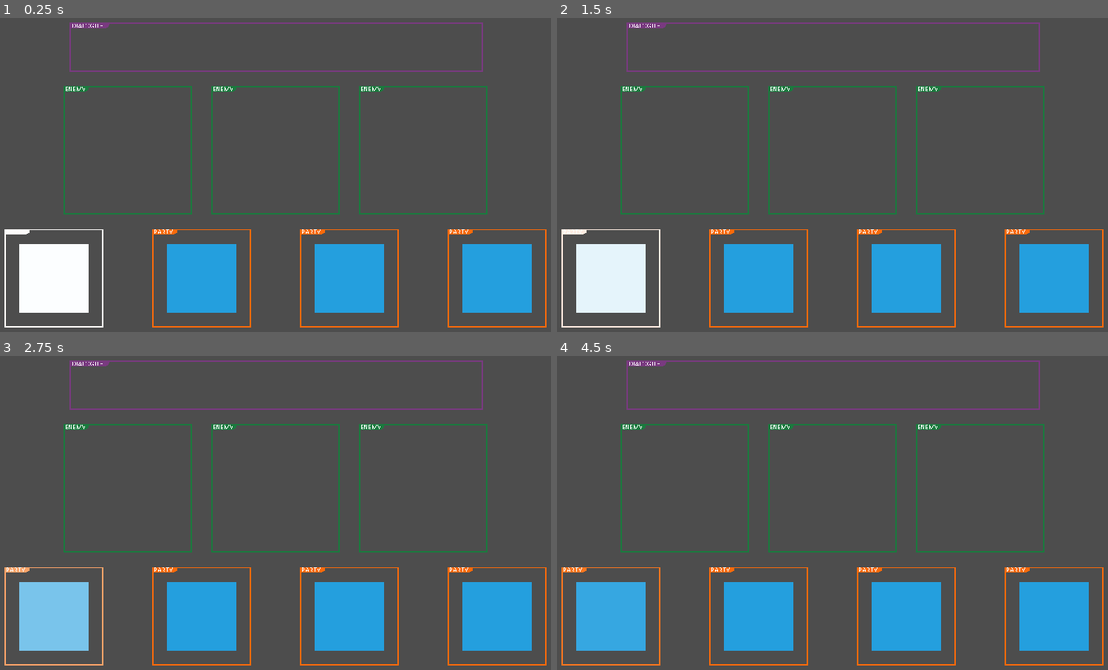
Above: before the commit, frames 1-4 (two rows, left to right).
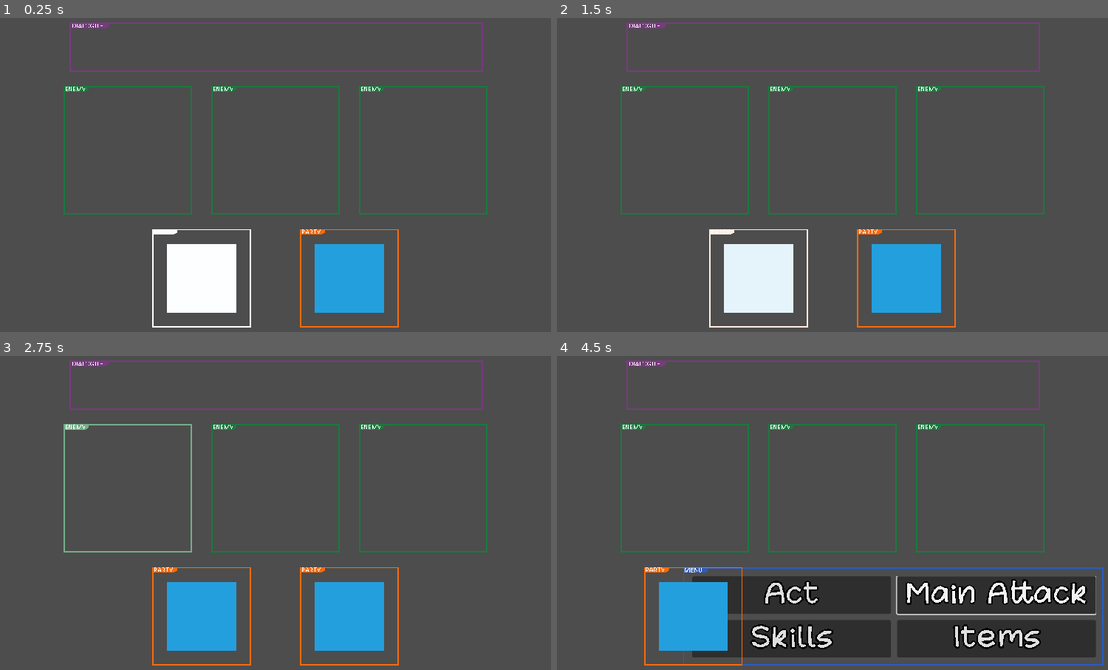
Above: after the commit, the same moments.

Repository: mitchellwinn/YGBF
Game: Godot game, scene res://scenes/battle.tscn
The game is run twice, just before and just after one commit, with the same random seed, the same clock (stepped at 60 frames per second) and the same inputs.
Inputs (mouse positions are in pixels of both pictures, inside the frame that each line leads up to):
- Up to frame 1 (0.25 s): no input
- Up to frame 2 (1.5 s): click (683, 149) at 0.52 s; click (612, 278) at 1.27 s
- Up to frame 3 (2.75 s): tap Enter (confirm) at 2, 2.1 s; move the mouse to (407, 491) at 2.02 s; hold Right (move_right) from 2.03 s (still down)
- Up to frame 4 (4.5 s): move the mouse to (716, 522) at 2.77 s; release Right (move_right) at 2.78 s; hold Down (move_down) 2.78-3.5 s; tap Enter (confirm) at 2.85, 4.35 s; click (788, 591) at 3.5 s, where only the run before the commit has a clickable "Roles"; move the mouse to (893, 434) at 4.27 s; hold Right (move_right) from 4.28 s (still down)

The runs differ from the first frame. In frame 1, 9.3% of the frame differs, in the area x 0-100%, y 67-99%; in frame 2, 9.3%; in frame 3, 6.7%; in frame 4, 24%.

Commit message:
making headway on battle system

Diff:
--- a/scenes/battle.tscn
+++ b/scenes/battle.tscn
@@ -9,6 +9,7 @@
 [ext_resource type="Script" path="res://scripts/custom_texture_button.gd" id="5_btqqj"]
 [ext_resource type="Script" path="res://scripts/custom_button.gd" id="6_76cnh"]
 [ext_resource type="Theme" uid="uid://cf1r6ahcjjocb" path="res://text_themes/categorical_menu_buttons.tres" id="6_ath8s"]
+[ext_resource type="FontFile" uid="uid://d1nuuc2adhn3n" path="res://fonts/yoster.ttf" id="8_w6x1p"]
 [ext_resource type="Texture2D" uid="uid://dkcvrib1y2i6p" path="res://images/style_guide/minigame_resolution_guide3.png" id="9_w2dp6"]
 
 [node name="Battle" type="Node2D"]
@@ -53,16 +54,19 @@
 size_flags_horizontal = 4
 size_flags_vertical = 4
 
-[node name="Enemy" type="TextureRect" parent="CanvasLayer/HBoxContainerEnemy1"]
-texture_filter = 1
-material = ExtResource("3_42206")
-layout_direction = 1
-layout_mode = 2
-size_flags_horizontal = 3
-texture = ExtResource("2_musbg")
+[node name="Enemy" type="TextureButton" parent="CanvasLayer/HBoxContainerEnemy1"]
+texture_filter = 1
+material = ExtResource("3_42206")
+layout_direction = 1
+layout_mode = 2
+size_flags_horizontal = 3
+texture_normal = ExtResource("2_musbg")
+script = ExtResource("5_btqqj")
+type = "decide_target"
+index = null
 
 [node name="HBoxContainerEnemy2" type="HBoxContainer" parent="CanvasLayer"]
-anchors_preset = 8
+anchors_preset = -1
 anchor_left = 0.5
 anchor_top = 0.5
 anchor_right = 0.5
@@ -75,13 +79,16 @@
 size_flags_horizontal = 4
 size_flags_vertical = 4
 
-[node name="Enemy" type="TextureRect" parent="CanvasLayer/HBoxContainerEnemy2"]
-texture_filter = 1
-material = ExtResource("3_42206")
-layout_direction = 1
-layout_mode = 2
-size_flags_horizontal = 3
-texture = ExtResource("2_musbg")
+[node name="Enemy" type="TextureButton" parent="CanvasLayer/HBoxContainerEnemy2"]
+texture_filter = 1
+material = ExtResource("3_42206")
+layout_direction = 1
+layout_mode = 2
+size_flags_horizontal = 3
+texture_normal = ExtResource("2_musbg")
+script = ExtResource("5_btqqj")
+type = "decide_target"
+index = 1
 
 [node name="HBoxContainerEnemy3" type="HBoxContainer" parent="CanvasLayer"]
 anchors_preset = -1
@@ -97,13 +104,16 @@
 size_flags_horizontal = 4
 size_flags_vertical = 4
 
-[node name="Enemy" type="TextureRect" parent="CanvasLayer/HBoxContainerEnemy3"]
-texture_filter = 1
-material = ExtResource("3_42206")
-layout_direction = 1
-layout_mode = 2
-size_flags_horizontal = 3
-texture = ExtResource("2_musbg")
+[node name="Enemy" type="TextureButton" parent="CanvasLayer/HBoxContainerEnemy3"]
+texture_filter = 1
+material = ExtResource("3_42206")
+layout_direction = 1
+layout_mode = 2
+size_flags_horizontal = 3
+texture_normal = ExtResource("2_musbg")
+script = ExtResource("5_btqqj")
+type = "decide_target"
+index = 2
 
 [node name="HBoxContainerMenu" type="HBoxContainer" parent="CanvasLayer"]
 anchors_preset = -1
@@ -122,6 +132,7 @@
 
 [node name="Menu" type="NinePatchRect" parent="CanvasLayer/HBoxContainerMenu"]
 texture_filter = 1
+clip_contents = true
 layout_direction = 1
 layout_mode = 2
 size_flags_horizontal = 3
@@ -136,15 +147,19 @@
 [node name="GridContainerCategoricalButtons" type="GridContainer" parent="CanvasLayer/HBoxContainerMenu/Menu"]
 clip_contents = true
 layout_direction = 2
-layout_mode = 2
-offset_right = 683.0
-offset_bottom = 160.0
+layout_mode = 0
+offset_left = 15.0
+offset_top = 15.0
+offset_right = 671.0
+offset_bottom = 147.0
 pivot_offset = Vector2(341, 0)
 size_flags_horizontal = 3
 size_flags_vertical = 3
+theme_override_constants/h_separation = 10
+theme_override_constants/v_separation = 10
 columns = 2
 
-[node name="Roles" type="Button" parent="CanvasLayer/HBoxContainerMenu/Menu/GridContainerCategoricalButtons"]
+[node name="Act" type="Button" parent="CanvasLayer/HBoxContainerMenu/Menu/GridContainerCategoricalButtons"]
 texture_filter = 1
 layout_mode = 2
 size_flags_horizontal = 7
@@ -152,7 +167,8 @@
 theme = ExtResource("6_ath8s")
 theme_override_constants/outline_size = 10
 theme_override_font_sizes/font_size = 56
-text = "Roles"
+text = "Act
+"
 text_direction = 1
 script = ExtResource("6_76cnh")
 
@@ -161,13 +177,13 @@
 layout_mode = 2
 size_flags_horizontal = 7
 size_flags_vertical = 7
-mouse_filter = 2
 theme = ExtResource("6_ath8s")
 theme_override_constants/outline_size = 10
 theme_override_font_sizes/font_size = 56
 text = "Main Attack"
 text_direction = 1
 script = ExtResource("6_76cnh")
+index = 1
 
 [node name="Skills" type="Button" parent="CanvasLayer/HBoxContainerMenu/Menu/GridContainerCategoricalButtons"]
 texture_filter = 1
@@ -180,6 +196,7 @@
 text = "Skills"
 text_direction = 1
 script = ExtResource("6_76cnh")
+index = 2
 
 [node name="Items" type="Button" parent="CanvasLayer/HBoxContainerMenu/Menu/GridContainerCategoricalButtons"]
 texture_filter = 1
@@ -192,6 +209,62 @@
 text = "Items"
 text_direction = 1
 script = ExtResource("6_76cnh")
+index = 3
+
+[node name="GridContainerAct" type="GridContainer" parent="CanvasLayer/HBoxContainerMenu/Menu"]
+visible = false
+clip_contents = true
+layout_direction = 2
+layout_mode = 2
+offset_left = 15.0
+offset_top = 15.0
+offset_right = 671.0
+offset_bottom = 47.0
+pivot_offset = Vector2(341, 0)
+size_flags_horizontal = 3
+size_flags_vertical = 3
+theme_override_constants/h_separation = 10
+theme_override_constants/v_separation = 10
+columns = 3
+
+[node name="Act" type="Button" parent="CanvasLayer/HBoxContainerMenu/Menu/GridContainerAct"]
+texture_filter = 1
+layout_mode = 2
+size_flags_horizontal = 7
+size_flags_vertical = 7
+theme_override_constants/outline_size = -620
+theme_override_fonts/font = ExtResource("8_w6x1p")
+theme_override_font_sizes/font_size = 24
+text = "Run
+"
+text_direction = 1
+script = ExtResource("6_76cnh")
+
+[node name="Negotiate" type="Button" parent="CanvasLayer/HBoxContainerMenu/Menu/GridContainerAct"]
+texture_filter = 1
+layout_mode = 2
+size_flags_horizontal = 7
+size_flags_vertical = 7
+theme_override_constants/outline_size = -620
+theme_override_fonts/font = ExtResource("8_w6x1p")
+theme_override_font_sizes/font_size = 24
+text = "Negotiate"
+text_direction = 1
+script = ExtResource("6_76cnh")
+index = 1
+
+[node name="Pacify" type="Button" parent="CanvasLayer/HBoxContainerMenu/Menu/GridContainerAct"]
+texture_filter = 1
+layout_mode = 2
+size_flags_horizontal = 7
+size_flags_vertical = 7
+theme_override_constants/outline_size = -620
+theme_override_fonts/font = ExtResource("8_w6x1p")
+theme_override_font_sizes/font_size = 24
+text = "Pacify"
+text_direction = 1
+script = ExtResource("6_76cnh")
+index = 2
 
 [node name="HBoxContainerParty1" type="HBoxContainer" parent="CanvasLayer"]
 anchors_preset = -1
@@ -215,7 +288,8 @@
 size_flags_horizontal = 3
 texture_normal = ExtResource("3_3kxi6")
 script = ExtResource("5_btqqj")
-type = "party_member"
+type = "decide_attacker"
+index = null
 
 [node name="HBoxContainerParty2" type="HBoxContainer" parent="CanvasLayer"]
 anchors_preset = -1
@@ -239,7 +313,7 @@
 size_flags_horizontal = 3
 texture_normal = ExtResource("3_3kxi6")
 script = ExtResource("5_btqqj")
-type = "party_member"
+type = "decide_attacker"
 index = 1
 
 [node name="HBoxContainerParty3" type="HBoxContainer" parent="CanvasLayer"]
@@ -264,7 +338,7 @@
 size_flags_horizontal = 3
 texture_normal = ExtResource("3_3kxi6")
 script = ExtResource("5_btqqj")
-type = "party_member"
+type = "decide_attacker"
 index = 2
 
 [node name="HBoxContainerParty4" type="HBoxContainer" parent="CanvasLayer"]
@@ -289,7 +363,7 @@
 size_flags_horizontal = 3
 texture_normal = ExtResource("3_3kxi6")
 script = ExtResource("5_btqqj")
-type = "party_member"
+type = "decide_attacker"
 index = 3
 
 [node name="HBoxContainerDialogue" type="HBoxContainer" parent="CanvasLayer"]
--- a/scripts/custom_button.gd
+++ b/scripts/custom_button.gd
@@ -2,14 +2,24 @@
 
 class_name CustomButton
 
-var index: int
+@export var index: int
 var can_hover: bool = true
 
 # Called when the node enters the scene tree for the first time.
 func _ready():
-	pass # Replace with function body.
-
+	connect("mouse_entered", Callable(self, "_on_mouse_entered"))
+	pass
 
 # Called every frame. 'delta' is the elapsed time since the previous frame.
 func _process(_delta):
 	pass
+
+func _pressed() -> void:
+	print("click")
+	GameManager.click_button = BattleManager.phase
+
+func _on_mouse_entered():
+	match BattleManager.phase:
+		"decide_menu_category":
+			BattleManager.categorical_button_index = index
+    # Add your custom hover logic here
--- a/scripts/custom_texture_button.gd
+++ b/scripts/custom_texture_button.gd
@@ -15,18 +15,31 @@
 	pass
 
 func _pressed() -> void:
-	print("press")
-	match type:
-		"party_member":
-			BattleManager.attacker_index = index
-			BattleManager.stop_all_flashes()
-			BattleManager.select_flash_attacker()
+	if type!=BattleManager.phase:
+		return
+	match BattleManager.phase:
+		"decide_attacker":
+			if BattleManager.party[index].is_exhausted():
+				return
+	print("click")
+	GameManager.click_button = BattleManager.phase
 
 func _on_mouse_entered():
-	print("hover")
-	match type:
-		"party_member":
-			BattleManager.attacker_index = index
-			BattleManager.stop_all_flashes()
-			BattleManager.select_flash_attacker()
+	match BattleManager.phase:
+		"decide_attacker":
+			match type:
+				"decide_attacker":
+					print("hover_potential_attacker")
+					if BattleManager.party[index].is_exhausted():
+						return
+					BattleManager.attacker_index = index
+					BattleManager.stop_all_flashes()
+					BattleManager.select_flash_attacker()
+		"decide_target":
+			match type:
+				"decide_target":
+					print("hover_potential_enemy")
+					BattleManager.target_index = index
+					BattleManager.stop_all_flashes()
+					BattleManager.select_flash_enemy()
     # Add your custom hover logic here
--- a/scripts/singletons/battle_manager.gd
+++ b/scripts/singletons/battle_manager.gd
@@ -8,7 +8,7 @@
 var categorical_menu_buttons: Array[CustomButton] = [] #holds data for the hoverable menu buttons like Talent, Items, etc...
 
 var party_sprites: Array[TextureButton] = []
-var enemy_sprites: Array[TextureRect] = []
+var enemy_sprites: Array[TextureButton] = []
 var main_menu_sprite: NinePatchRect
 
 var troop: int #holds data for which troop of enemies will be encountered when a battle starts
@@ -20,7 +20,6 @@
 var menu_index: int = 0
 var target_index: int = 0 #holds data for which enemy is / was last targeted for attack
 var attacker: Stats = null
-var hovered_selection: CustomButton = null
 var target: Stats = null
 
 var phase: String = ""
@@ -66,7 +65,6 @@
 	for i in range (4):
 		party_sprites.append(get_tree().root.get_node("Battle/CanvasLayer/HBoxContainerParty"+str(i+1)+"/PartyMember"))
 		party_sprites[i].visible = false
-	party_sprites[0].grab_focus()
 	for i in range (party.size()):
 		party_sprites[i].visible = true
 		party_sprites[i].material = party_sprites[i].material.duplicate() #give it unique copy of material so it can flash independently of other sprites
@@ -83,10 +81,21 @@
 			4:
 				pass #it's already the right anchor setup by default when we load the scene
 		party_sprites[i].anchor_right = party_sprites[i].anchor_left
+	for i in range (3):
+		enemy_sprites.append(get_tree().root.get_node("Battle/CanvasLayer/HBoxContainerEnemy"+str(i+1)+"/Enemy"))
+		enemy_sprites[i].visible = false
 	for i in range (enemies.size()):
-		enemy_sprites.append(get_tree().root.get_node("Battle/CanvasLayer/HBoxContainerEnemy"+str(i+1)+"/Enemy"))
 		print(enemy_sprites.size())
+		enemy_sprites[i].visible = true
 		enemy_sprites[i].material = enemy_sprites[i].material.duplicate()
+		match enemies.size():
+			1:
+				enemy_sprites[0].get_parent().anchor_left = .5
+			2:
+				enemy_sprites[0].get_parent().anchor_left = .5-.125
+				enemy_sprites[1].get_parent().anchor_left = .5+.125
+			3:
+				pass #it's already the right anchor setup by default when we load the scene
 	return
 
 
@@ -97,14 +106,30 @@
 	while true:
 		print("New lap of battle_process")
 		if !all_party_members_exhausted(): #still have a party member we can pick to attack
+			print("decide_attacker")
 			await decide_attacker()
+			print("decide_menu_category")
 			await decide_menu_category()
+			match categorical_button_index:
+				0: #Act
+					continue
+				1: #Main Attack
+					pass
+				2: #Skills
+					continue
+				3: #Item
+					continue
+			print("decide_target")
 			await decide_target()
+			print("determine_enemy_attack")
 			await determine_enemy_attack()
+			print("we_attack_enemy")
 			await we_attack_enemy()
 		else:
+			print("remaining_enemies_attack")
 			await remaining_enemies_attack()
-		reset_exhaustion()
+			print("reset_exhasustion")
+			reset_exhaustion()
 		await get_tree().physics_frame
 	return
 
@@ -121,52 +146,37 @@
 		if Input.is_action_just_pressed("move_left"):
 			#play some sound effect
 			await iterate_attacker_index(-1)
-		if Input.is_action_just_pressed("confirm"):
+		if Input.is_action_just_pressed("confirm") || GameManager.click_button == phase:
+			GameManager.click_button = ""
 			#play some sound effect
 			attacker = party[attacker_index] #sets the attacker equal to the instance of that party member
+			print(attacker.character_name)
 			break #break out of the loop, return to the battle_physics function, keep on going, yadayadayada
 		await get_tree().physics_frame
 	phase = ""
-	return
-
-func decide_attacker_button(): #same idea as decide_attacker, but by taking advantage of button class
-	phase = "decide_attacker"
-	stop_all_flashes()
-	while(true):
-		pass
-		await get_tree().physics_frame
-	phase = ""
-	return
-
+	await get_tree().physics_frame
+	return
 
 func decide_menu_category():
 	phase = "decide_menu_category"
 	stop_all_flashes()
+	categorical_menu_buttons[categorical_button_index].grab_focus()
+	print("grabbed focus")
 	open_menu()
-	await iterate_categorical_menu_index(0) #incase we start the turn hovering someone who is grayed out for some reason; eg. enemy attack exhausts them before they can go
+	#await iterate_categorical_button_index(0) #incase we start the turn hovering someone who is grayed out for some reason; eg. enemy attack exhausts them before they can go
 	while(true):
-		if Input.is_action_just_pressed("move_right"):
-			#play some sound effect
-			await iterate_categorical_menu_index(1)
-		if Input.is_action_just_pressed("move_left"):
-			#play some sound effect
-			await iterate_categorical_menu_index(-1)
-		if Input.is_action_just_pressed("move_down"):
-			#play some sound effect
-			await iterate_categorical_menu_index(2)
-		if Input.is_action_just_pressed("move_up"):
-			#play some sound effect
-			await iterate_categorical_menu_index(-2)
-		if Input.is_action_just_pressed("confirm"):
-			#play some sound effect
-			hovered_selection = categorical_menu_buttons[categorical_button_index] #sets the hovered button based on categorical_button_index
-			await execute_on_hovered_selection()
+		categorical_button_index = get_tree().root.get_viewport().gui_get_focus_owner().index
+		if Input.is_action_just_pressed("confirm") || GameManager.click_button == phase:
+			#play some sound effect
 			break #break out of the loop, return to the battle_process function, keep on going, yadayadayada
-		phase = ""
-		await get_tree().physics_frame
+		await get_tree().physics_frame
+	phase = ""
+	await get_tree().physics_frame
 	return
 
 func decide_target():
+	phase = "decide_target"
+	stop_all_flashes()
 	await iterate_target_index(0) #incase we start the turn hovering someone who is grayed out for some reason; eg. enemy attack exhausts them before they can go
 	while(true):
 		if Input.is_action_just_pressed("move_right"):
@@ -175,11 +185,13 @@
 		if Input.is_action_just_pressed("move_left"):
 			#play some sound effect
 			await iterate_target_index(-1)
-		if Input.is_action_just_pressed("confirm"):
+		if Input.is_action_just_pressed("confirm") || GameManager.click_button == phase:
 			#play some sound effect
 			target = enemies[target_index] #sets the attacker equal to the instance of that troop member
 			break #break out of the loop, return to the battle_physics function, keep on going, yadayadayada
 		await get_tree().physics_frame
+	phase = ""
+	await get_tree().physics_frame
 	return
 
 func determine_enemy_attack():
@@ -213,22 +225,25 @@
 	select_flash_attacker()
 	return
 
-func iterate_categorical_menu_index(value: int):
+func iterate_categorical_button_index(value: int):
 	categorical_button_index += value #pick the member to the left of currently hovered party member
 	categorical_button_index = posmod(categorical_button_index,4) #makes sure the categorical_button_index stays within the amount of options
 	while !categorical_menu_buttons[categorical_button_index].can_hover:
 		categorical_button_index = keep_iterating(categorical_button_index, value) #target the next button over
 		categorical_button_index = posmod(categorical_button_index,4) #makes sure the categorical_button_index stays within the amount of options
 		await get_tree().physics_frame
+	categorical_menu_buttons[categorical_button_index].grab_focus()
 	return
 
 func iterate_target_index(value: int):
+	stop_all_flashes()
 	target_index += value #pick the member to the left of currently hovered party member
 	target_index = posmod(target_index,enemies.size()) #makes sure the attacker_index stays within the size of the enemy troop
 	while enemies[target_index].is_subdued(): #can't tareget an enemy that has already been defeated
 		target_index = keep_iterating(target_index, value) #target the next enemy over
 		target_index = posmod(target_index,enemies.size()) #makes sure the attacker_index stays within the size of the enemy troop
 		await get_tree().physics_frame
+	select_flash_enemy()
 	return
 
 func keep_iterating(index: int, value: int):
@@ -237,10 +252,6 @@
 	else:
 		index += value/abs(value) #iterate by 1 in the original direction we were iterating in
 	return index;
-
-func execute_on_hovered_selection():
-	await get_tree().physics_frame
-	return
 
 func compare_speed(enemy: Stats) -> int:
 	var value: int = enemy.attacks[enemy.attack_index]-attacker.attacks[attacker.attack_index]
--- a/scripts/singletons/game_manager.gd
+++ b/scripts/singletons/game_manager.gd
@@ -2,13 +2,15 @@
 
 var party: Array[Stats] = [] #holds data for all party members who will appear in battle
 
+var click_button: String
+
 # Called when the node enters the scene tree for the first time.
 func _ready():
-	for i in range(4): #make a dummy party with 4 characters
+	for i in range(2): #make a dummy party with 4 characters
 		var party_member: Stats = Stats.new()
 		party_member.character_name = "Dummy "+str(i+1)
 		get_tree().root.add_child.call_deferred(party_member)
-		GameManager.party.append.call_deferred(party_member)
+		party.append.call_deferred(party_member)
 		await get_tree().process_frame
 	BattleManager.start_battle()
 
Binary file added: fonts/yoster.ttf
Not shown, added: fonts/yoster.ttf.import
Not shown, added: images/portraits/emilio.png.import
Not shown, added: images/portraits/emilio_10x.png.import
Not shown: 1 places in scenes/battle.tscn that only renumber resources
